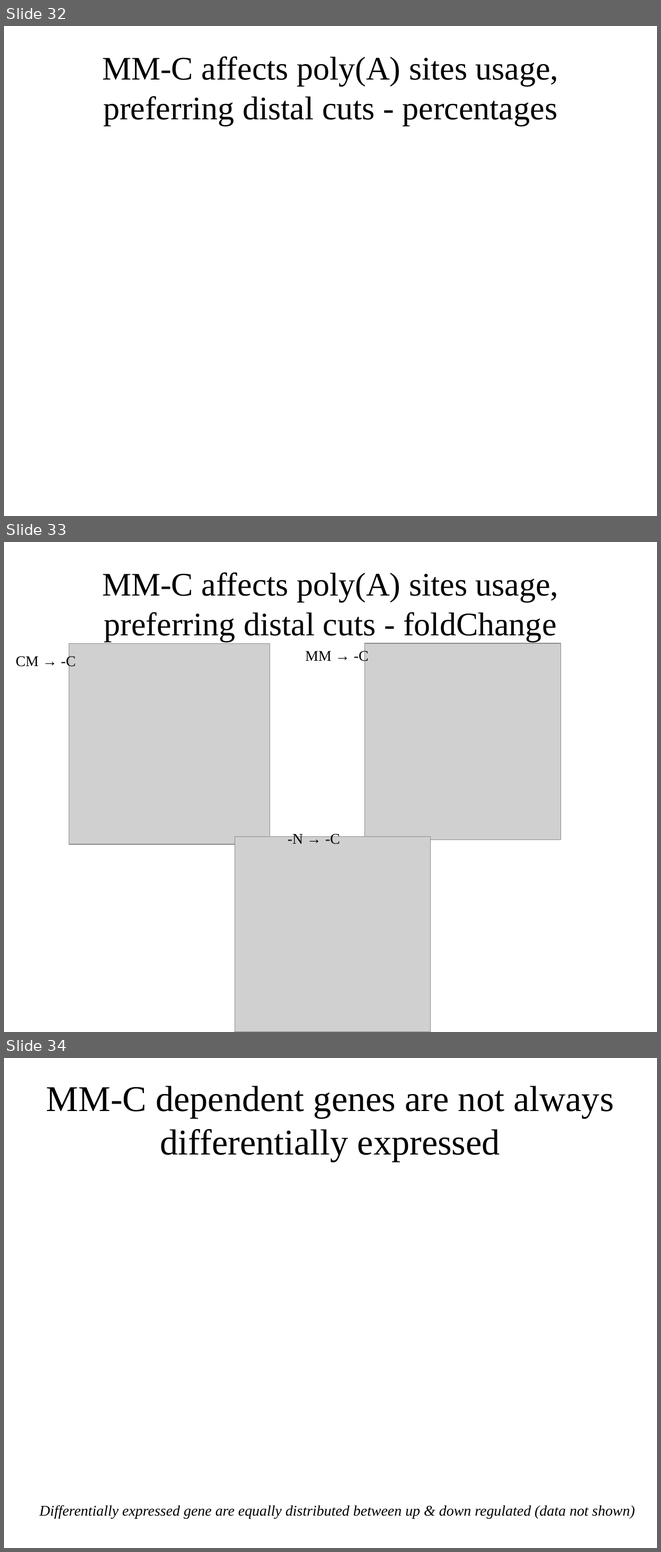
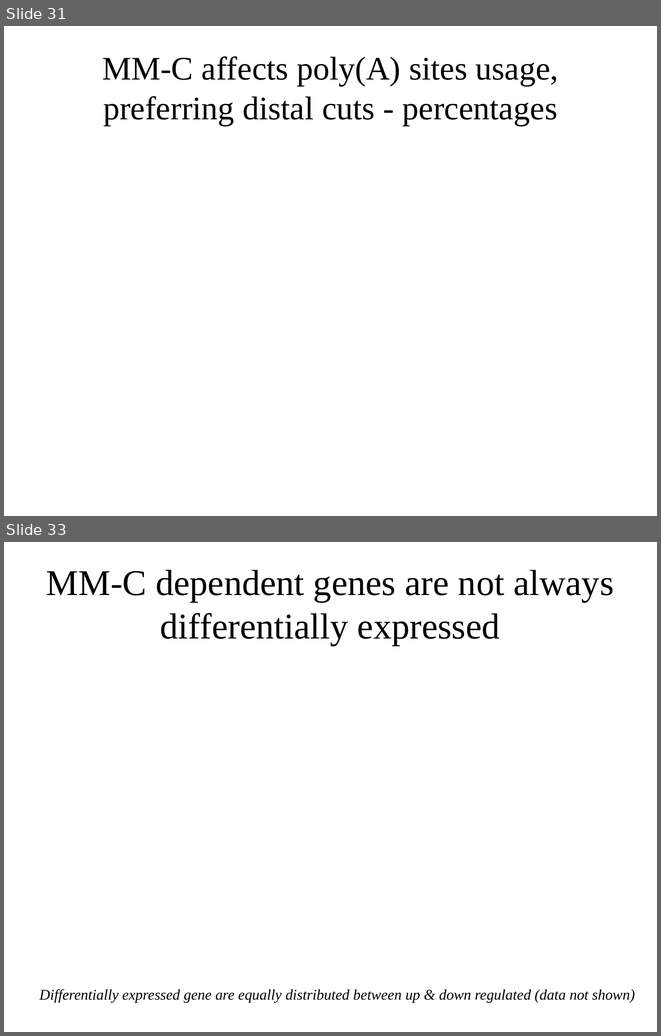
Before and after one commit to wilkinsonlab/m-oryzae-polya, a slide deck: doc/oryzae_presentation.odp. Shown one above the other, each under a label of ours: slides 32, 33 and 34 before the commit, slides 31 and 33 after it; the slides between them are not shown. The pictures are 661x1552 and 661x1036 pixels, drawn with LibreOffice and Linux fonts; fonts in the diff are those of the drawing; grey boxes stand for pictures. Boxes give left, top, right and bottom in pixels: in the first picture for what was removed or moved away, otherwise in the second. Text is boxed around its words. In the diff, an @@ line names an element or a change of style, - is before the commit and + after.

```diff
--- a/doc/oryzae_presentation.odp
+++ b/doc/oryzae_presentation.odp
@@ slide 33 removed at [4, 542, 657, 1032], background #FFFFFF @@
@@ title removed at [102, 572, 559, 642] @@
-MM-C affects poly(A) sites usage, preferring distal cuts - foldChange
@@ picture removed at [69, 643, 270, 844] @@
@@ text removed at [305, 650, 369, 664] @@
-MM → -C
@@ picture removed at [365, 643, 561, 839] @@
@@ text removed at [16, 655, 76, 669] @@
-CM → -C
@@ picture removed at [235, 837, 431, 1032] @@
@@ text removed at [288, 832, 340, 844] @@
--N → -C
@@ what was slide 32 is now slide 31 @@
@@ what was slide 34 is now slide 33 @@
```
Also in this commit, not shown: 12 slides changed, 1 slide added, 1 other slide removed, 6 other files.
